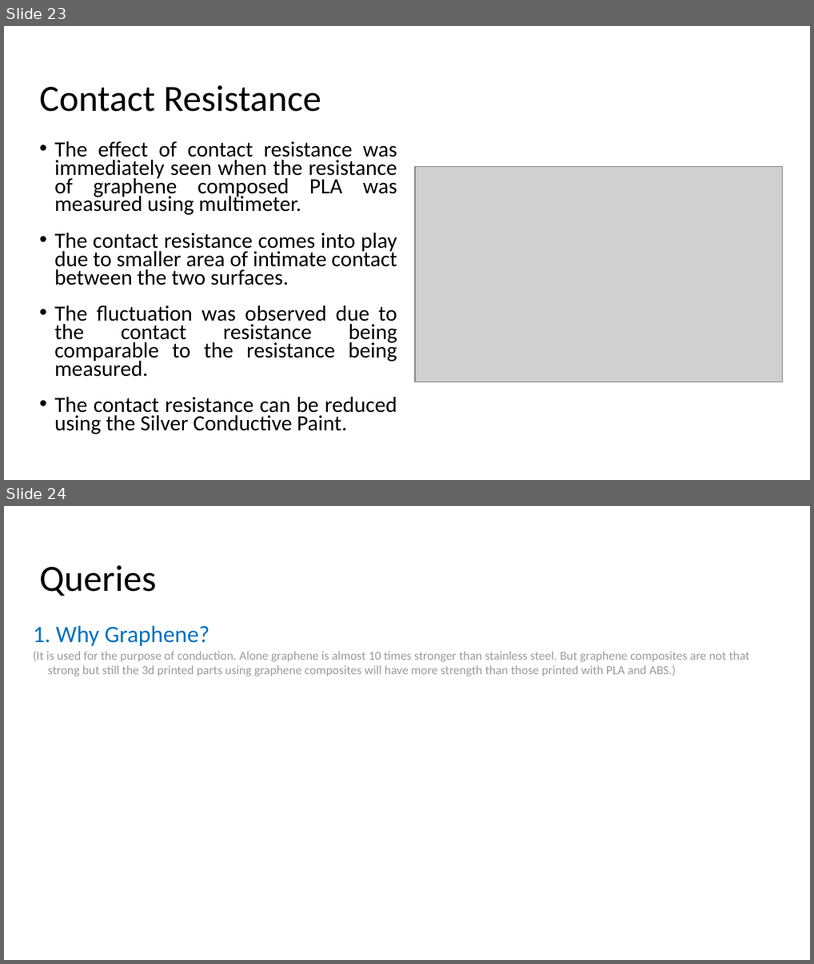
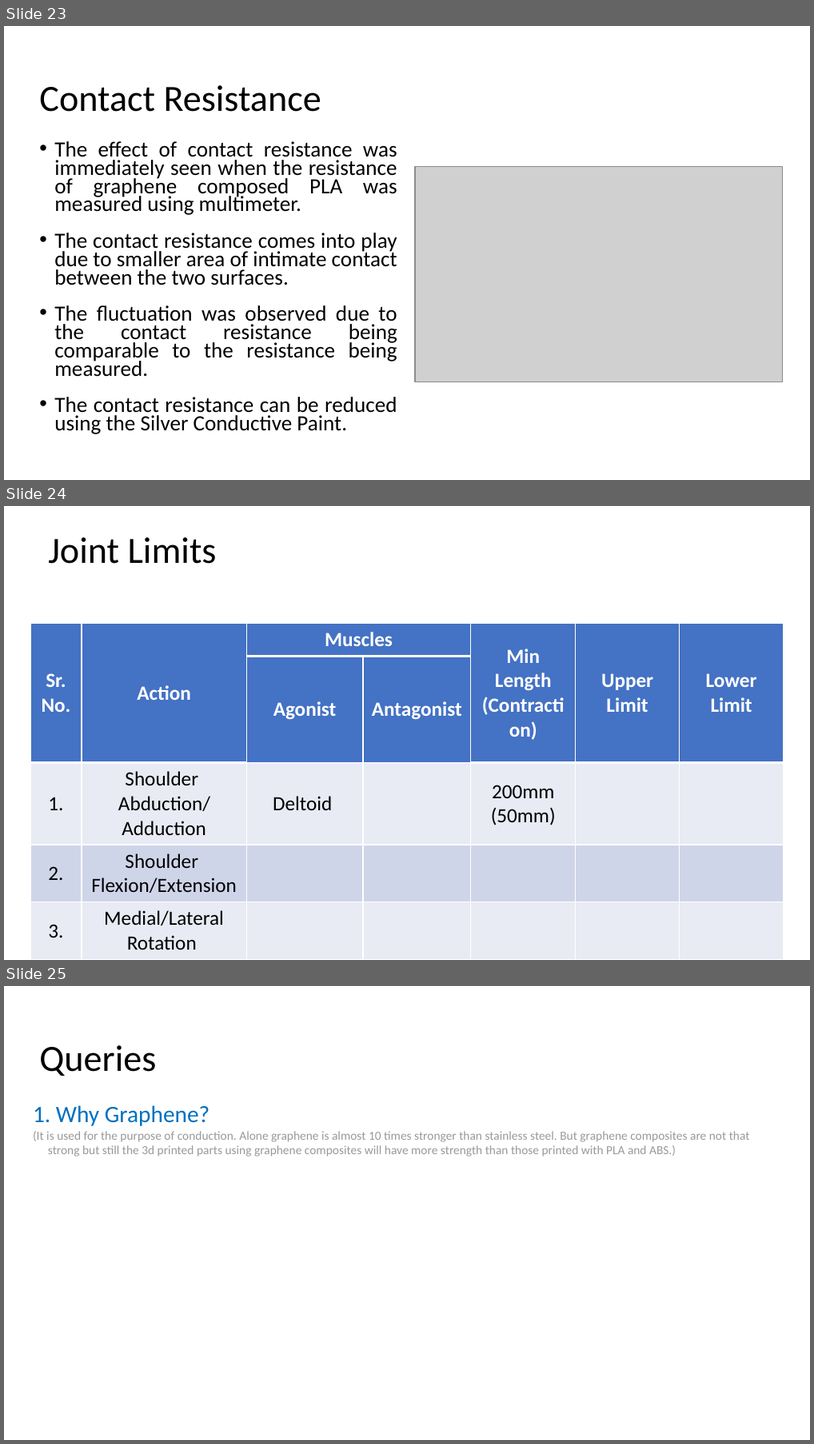
Before and after one commit to sapan-ostic/Artificial_Robotic_Arm, a slide deck: Report/Development of Artificial Robotic Arm based on Tactile Sensor_20170515.pptx. Shown one above the other, each under a label of ours: slides 23 and 24 before the commit, slides 23, 24 and 25 after it. The pictures are 814x964 and 814x1444 pixels, drawn with LibreOffice and Linux fonts; fonts in the diff are those of the drawing; grey boxes stand for pictures. Boxes give left, top, right and bottom in pixels: in the first picture for what was removed or moved away, otherwise in the second. Text is boxed around its words. In the diff, an @@ line names an element or a change of style, - is before the commit and + after.

```diff
--- a/Report/Development of Artificial Robotic Arm based on Tactile Sensor_20170515.pptx
+++ b/Report/Development of Artificial Robotic Arm based on Tactile Sensor_20170515.pptx
@@ slide 24 added at [4, 506, 810, 960], background #FFFFFF @@
@@ title added at [48, 537, 217, 564], 33 pt, text #000000 @@
+Joint Limits
@@ table added at [30, 623, 786, 952], 7 rows, 7 columns @@
+Sr. No. | Action | Muscles |  | Min Length (Contraction) | Upper Limit | Lower Limit
+ |  | Agonist | Antagonist |  |  | 
+1. | Shoulder / Abduction/Adduction | Deltoid |  | 200mm / (50mm) |  | 
+2. | Shoulder / Flexion/Extension |  |  |  |  | 
+3. | Medial/Lateral Rotation |  |  |  |  | 
+4. | Elbow / Flexion/Extension |  |  |  |  | 
+5 | Pronation/ Suppination |  |  |  |  | 
@@ what was slide 24 is now slide 25 @@
```
Also in this commit, not shown: 3 slides changed, 44 other files.
